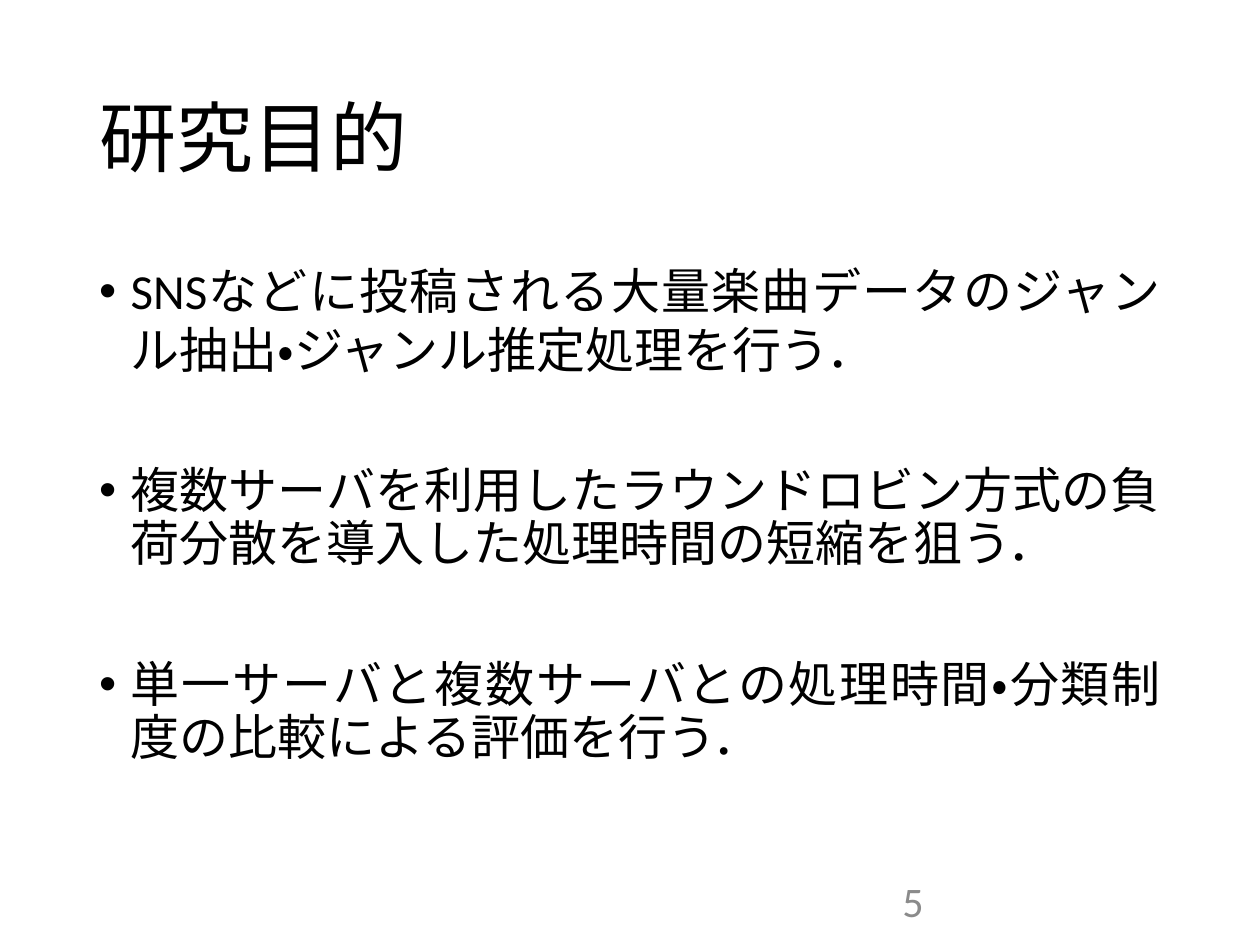
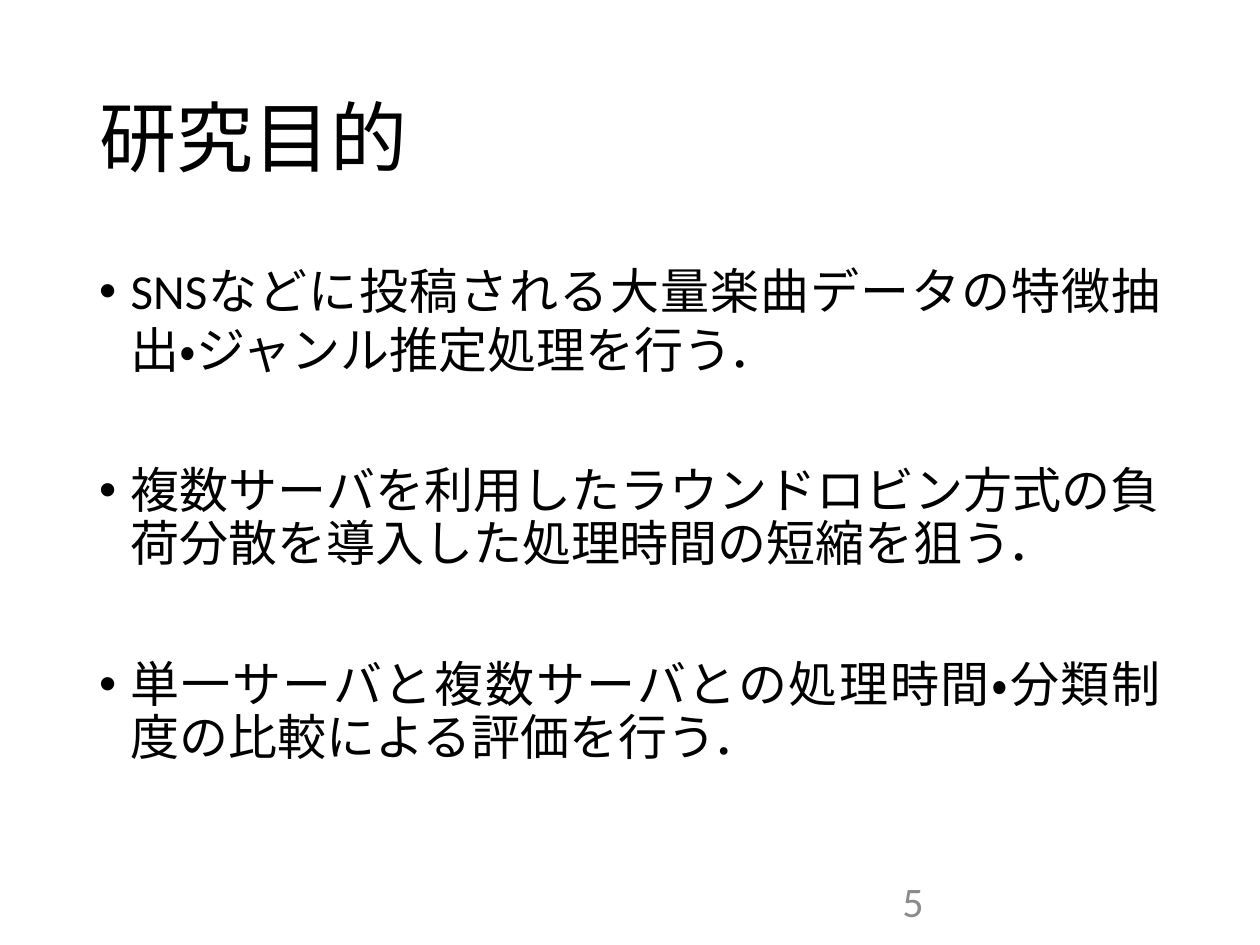
Before and after one commit to kait-takanolab/1821144-yoshii-thesis, a slide deck: slide 5 of 発表用スライド/1821144_卒研発表.pptx. Drawn at 1260x945 pixels with LibreOffice and Linux fonts; fonts in the diff are those of the drawing. Boxes give left, top, right and bottom in pixels: in the first picture for what was removed or moved away, otherwise in the second. Text is boxed around its words. In the diff, an @@ line names an element or a change of style, - is before the commit and + after.

```diff
--- a/発表用スライド/1821144_卒研発表.pptx
+++ b/発表用スライド/1821144_卒研発表.pptx
@@ text at box(131, 326, 777, 373): text changed @@
-• SNSなどに投稿される大量楽曲データのジャンル抽出・ジャンル推定処理を行う．
+• SNSなどに投稿される大量楽曲データの特徴抽出・ジャンル推定処理を行う．
```
Also in this commit, not shown: 1 other slide changed, 2 other files.
